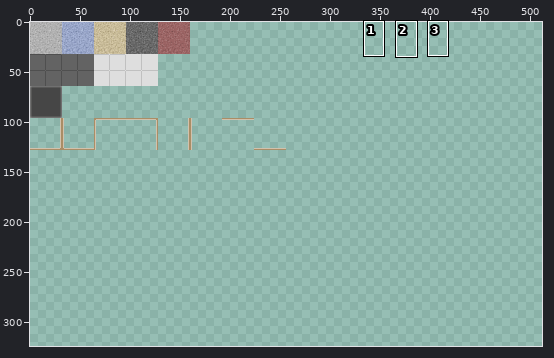
Two states of a sprite sheet, data/art/TURF_TILESET.png. The picture above shows the old version from afar; the outline marks the close-up.
Close-up. Before the commit:
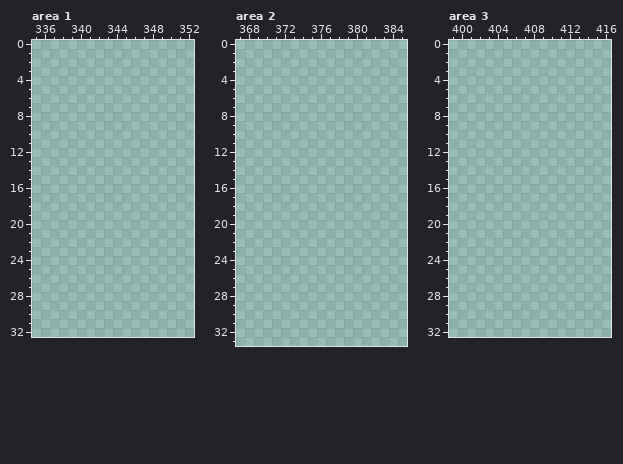
The file is 512x512 pixels. Colours within 5 levels of each other are drawn and written as one. Shown: area 1: x 335..352, y 0..32; area 2: x 367..385, y 0..33; area 3: x 399..416, y 0..32. The wide view leaves out empty margins. The commit also changed other parts of the picture, which this record leaves out.
Once edited:
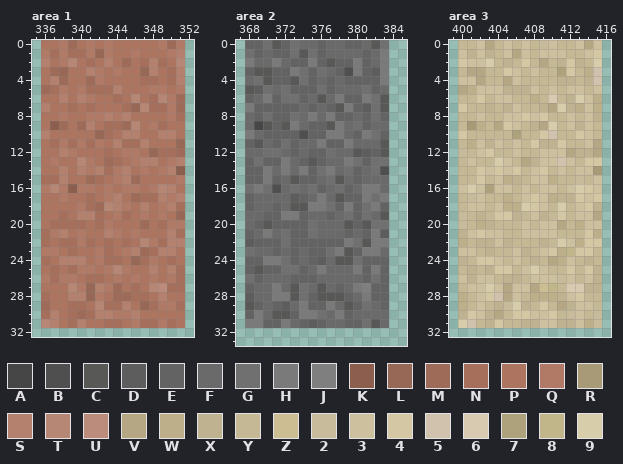
Palette (. is transparent): A #464646  B #4f4f4f  C #585857  D #5d5d5d  E #636363  F #6a6a6a  G #707070  H #7a7a7a  J #807f7f  K #8c5e4e  L #986856  M #9e6b59  N #a56f5c  P #ad745f  Q #b17a66  R #a89977  S #b4816e  T #b78775  U #bb8c7b  V #b5a684  W #bcaf89  X #bfb290  Y #c5b895  Z #ccbd93  2 #c7bb9b  3 #cdc09e  4 #d4c7a4  5 #d1c2ad  6 #d8cab0  7 #aea27c  8 #c0b68a  9 #d8cdaa
The edit:
Area 1:
y 0: x 336..351 ................ -> PPQMPQPQPPPPPQMQ
y 1: x 336..351 ................ -> QNQNNQLQPPQPPPQS
y 2: x 336..351 ................ -> SPQTPNPSPMPNSNPT
y 3: x 336..351 ................ -> PMLPPSQPQPPLSPNS
y 4: x 336..351 ................ -> PSMPPMQPPPPNNPNS
y 5: x 336..351 ................ -> MNQPQNNNSPPPQQPQ
y 6: x 336..351 ................ -> PPSPSQPPNPTPNTQM
y 7: x 336..351 ................ -> SPPNPNPPPNLTNNQM
y 8: x 336..351 ................ -> PPQPPQQSQSPPPPQN
y 9: x 336..351 ................ -> PKMPMSPNNMTPQNPP
y 10: x 336..351 ................ -> SPPPPPLNPSSPPSSP
y 11: x 336..351 ................ -> PNQNQNQPSNNSPPPL
y 12: x 336..351 ................ -> PPSQPPPNPQQPLNNM
y 13: x 336..351 ................ -> PQPPTQPMNPQSSPQS
y 14: x 336..351 ................ -> PPSPSQSNQSPQPQSK
y 15: x 336..351 ................ -> NNSPPMNPQSMPPPPQ
y 16: x 336..351 ................ -> QTQKQQPQPQQPQTSP
y 17: x 336..351 ................ -> PPQPPNPQSPMNNSQS
y 18: x 336..351 ................ -> PPPPQNMTSQPSPQSN
y 19: x 336..351 ................ -> PPNPSSNPQNPQPQPL
y 20: x 336..351 ................ -> PNNNNPNQPPPMPNQQ
y 21: x 336..351 ................ -> NQSPQPPSQPQPPPSN
y 22: x 336..351 ................ -> NPNNQNPNPNPTQNSS
y 23: x 336..351 ................ -> QQPNPPQNPQSMNSSP
y 24: x 336..351 ................ -> NPSSSPQNNPLNQPNP
y 25: x 336..351 ................ -> PNPNQQPQTQPPSPSN
y 26: x 336..351 ................ -> QNQQPNNPQPQPQPQN
y 27: x 336..351 ................ -> PPPTQLSQMPNPTUNN
y 28: x 336..351 ................ -> NPPSSLQPMMNNPSPP
y 29: x 336..351 ................ -> MPPNNPTNNSPLNQQN
y 30: x 336..351 ................ -> NSPNMNSSQQSPPPPP
y 31: x 336..351 ................ -> TSPNSPPNNPQNNQNP
Area 2:
y 0: x 368..383 ................ -> EEGCEGFFEFFEEFCG
y 1: x 368..383 ................ -> GEFEEGCGEFFFFEFH
y 2: x 368..383 ................ -> HFFHFEEHECEEHEFH
y 3: x 368..383 ................ -> ECCEEHGEGFEBHEDH
y 4: x 368..383 ................ -> FGCEECGEFEFEEEEH
y 5: x 368..383 ................ -> CDGFGEEEGEFFFGEF
y 6: x 368..383 ................ -> EFHEGGEFCFHEEHGC
y 7: x 368..383 ................ -> HEEEEEFEFECHEDGC
y 8: x 368..383 ................ -> FEGEEGFHFHEEFEGE
y 9: x 368..383 ................ -> FACECHFEECHFGEFF
y 10: x 368..383 ................ -> HFEEEEBEEHHFEHGE
y 11: x 368..383 ................ -> ECFEGEFFHEEHFFFC
y 12: x 368..383 ................ -> FFGGFEFEEGFFCDEC
y 13: x 368..383 ................ -> EGEEHFECEFFHGEGG
y 14: x 368..383 ................ -> EEHFHFHEGHFGEFGB
y 15: x 368..383 ................ -> EEHEFCEEFGCFEFFF
y 16: x 368..383 ................ -> GHGBFGFGEFGEFHHF
y 17: x 368..383 ................ -> EFFFFDEFHFCEEHGH
y 18: x 368..383 ................ -> EFFEFCCHHGEHEGHE
y 19: x 368..383 ................ -> FFEEHHEFFEFGEGFC
y 20: x 368..383 ................ -> FECEEEEGFFFCECGG
y 21: x 368..383 ................ -> EFHFGEEGFFFEFEHD
y 22: x 368..383 ................ -> DEEEGEEEEEEHGCHH
y 23: x 368..383 ................ -> GFFEFEFEEGHCEHHF
y 24: x 368..383 ................ -> EEHHGEFEDFCCGEEE
y 25: x 368..383 ................ -> ECEEGGEFHFFFHEHE
y 26: x 368..383 ................ -> GEFFFEEEFFFFFEGE
y 27: x 368..383 ................ -> EFFHFCGFCFEFHJEE
y 28: x 368..383 ................ -> DFFHHCGECCCEFHEE
y 29: x 368..383 ................ -> CEFEDFHEEHFCEGFE
y 30: x 368..383 ................ -> EHFCCEHHGFHEFFFF
y 31: x 368..383 ................ -> HHEEHFEDEFFEEGCF
Area 3:
y 0: x 400..415 ................ -> YY3VY3Y3Y23YY3V3
y 1: x 400..415 ................ -> 3X3XY3V3Y333YY34
y 2: x 400..415 ................ -> 4339YXY4YVYX4XY9
y 3: x 400..415 ................ -> YVVYY43Y3YY74YW5
y 4: x 400..415 ................ -> 33VYYV3YYYYXXYX5
y 5: x 400..415 ................ -> VW333XXX3Y3Y33Y3
y 6: x 400..415 ................ -> YY4Y33YYWY6YX93W
y 7: x 400..415 ................ -> 4YYXYX3YYXV9XW3W
y 8: x 400..415 ................ -> YY3YY33434YY3Y3X
y 9: x 400..415 ................ -> YRWYV43YXV9Y3X3Y
y 10: x 400..415 ................ -> 4YYYYY7YY45YY43Y
y 11: x 400..415 ................ -> YW3X3Y3Y4XX4YY3V
y 12: x 400..415 ................ -> 2Y34YY3YY333VXXV
y 13: x 400..415 ................ -> Y3YY93YVX3353Y44
y 14: x 400..415 ................ -> YY43434Y34Y3Y33R
y 15: x 400..415 ................ -> YY4Y3WXY33WYY2Y3
y 16: x 400..415 ................ -> 393733Y3Y33Y3943
y 17: x 400..415 ................ -> Y23YYWY343WXX434
y 18: x 400..415 ................ -> Y33Y3WW943Y9Y34X
y 19: x 400..415 ................ -> 2YXY44XY3XY4Y33V
y 20: x 400..415 ................ -> 2YWXYYY3Y33VYW33
y 21: x 400..415 ................ -> X3433YY3333YYY4W
y 22: x 400..415 ................ -> WYXX3XYYYXY93W44
y 23: x 400..415 ................ -> 33YXYY3XY34W844Y
y 24: x 400..415 ................ -> XY443Y3YXYVW3YXY
y 25: x 400..415 ................ -> YXYX44Y393YY4Y4X
y 26: x 400..415 ................ -> 3X33YXXY33323Y3X
y 27: x 400..415 ................ -> Y3393V33VZ8Y66XX
y 28: x 400..415 ................ -> WY345V3YWWWX34YY
y 29: x 400..415 ................ -> WY3YX29XY4YVX33Y
y 30: x 400..415 ................ -> X43XVY44334Y23Y2
y 31: x 400..415 ................ -> 95YX4YYXX33XX3W2
Boxes around the changes in both close-ups, in picture pixels (x1, y1, x2, y2):
added: (41, 40, 185, 328)
added: (245, 40, 389, 328)
added: (458, 40, 602, 328)
